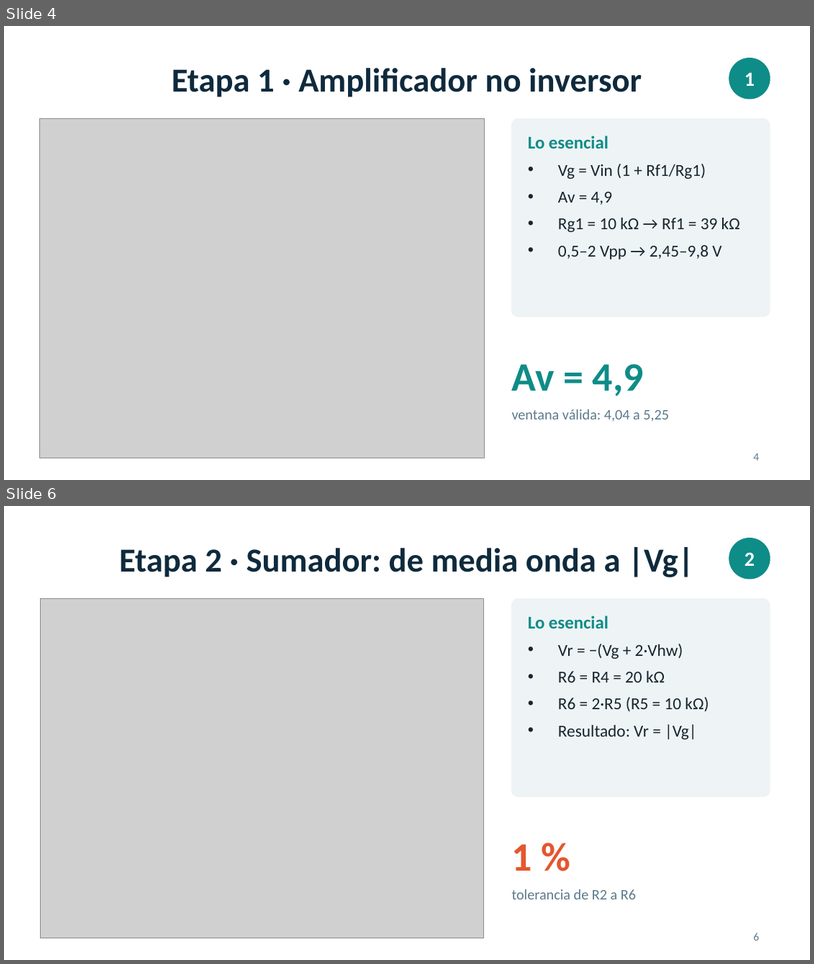
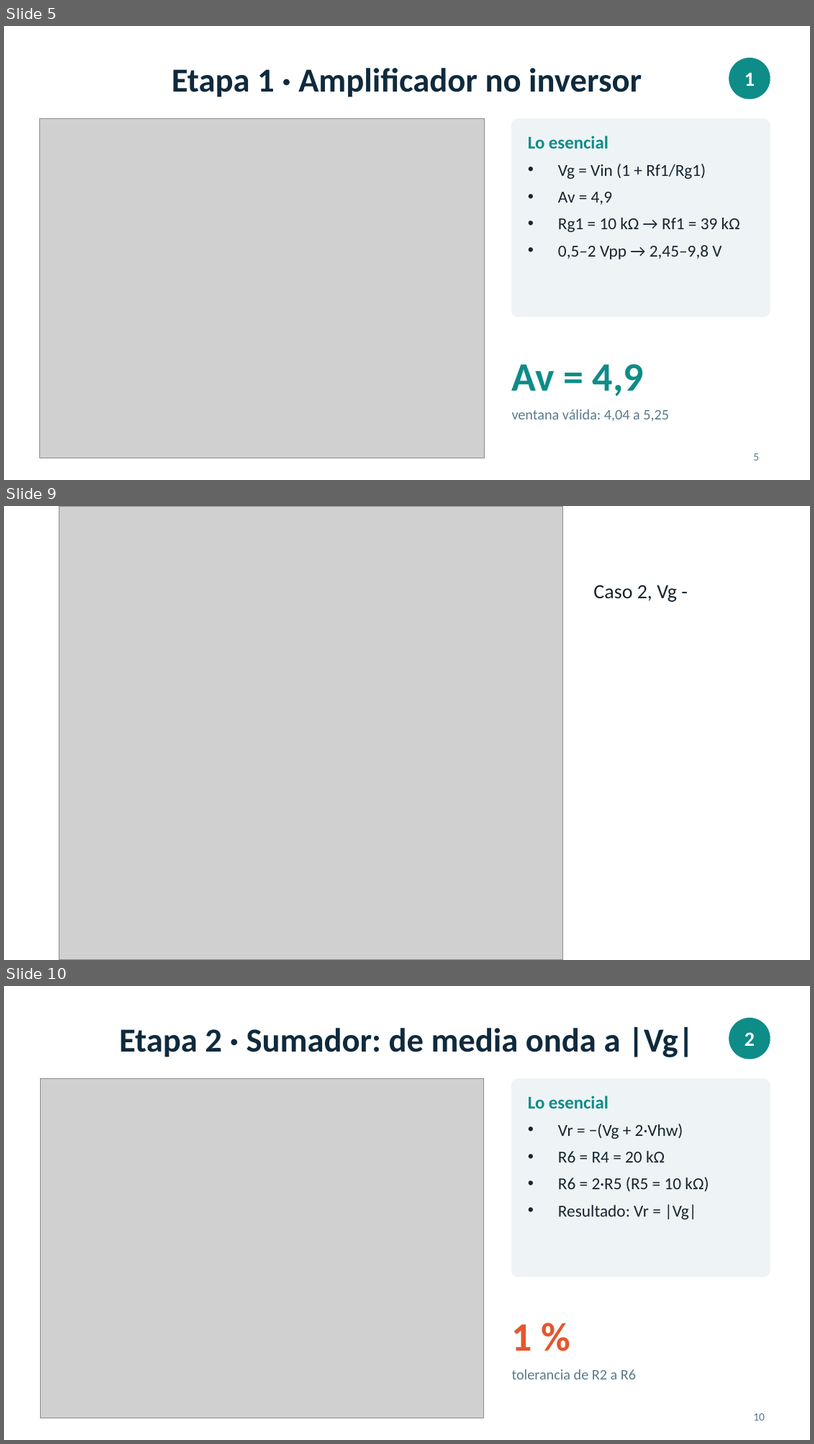
Before and after one commit to Brahiam18/detector-latido-ecg, a slide deck: presentacion/Presentacion_Detector_Latido_ECG.pptx. Shown one above the other, each under a label of ours: slides 4 and 6 before the commit, slides 5, 9 and 10 after it; the slides between them are not shown. The pictures are 814x964 and 814x1444 pixels, drawn with LibreOffice and Linux fonts; fonts in the diff are those of the drawing; grey boxes stand for pictures. Boxes give left, top, right and bottom in pixels: in the first picture for what was removed or moved away, otherwise in the second. Text is boxed around its words. In the diff, an @@ line names an element or a change of style, - is before the commit and + after.

```diff
--- a/presentacion/Presentacion_Detector_Latido_ECG.pptx
+++ b/presentacion/Presentacion_Detector_Latido_ECG.pptx
@@ slide 9 added at bbox=[4, 506, 810, 960], background #FFFFFF @@
@@ picture added at bbox=[59, 506, 563, 959] @@
@@ text added at bbox=[594, 585, 677, 602], 18 pt, text #17242F @@
+Caso 2, Vg -
@@ what was slide 4 is now slide 5 @@
@@ page number at bbox=[754, 453, 759, 460]: text changed @@
-4
+5
@@ what was slide 6 is now slide 10 @@
@@ page number at bbox=[754, 1413, 765, 1420]: text changed @@
-6
+10
```
Also in this commit, not shown: 5 slides changed, 16 other slides added, 1 other file.
